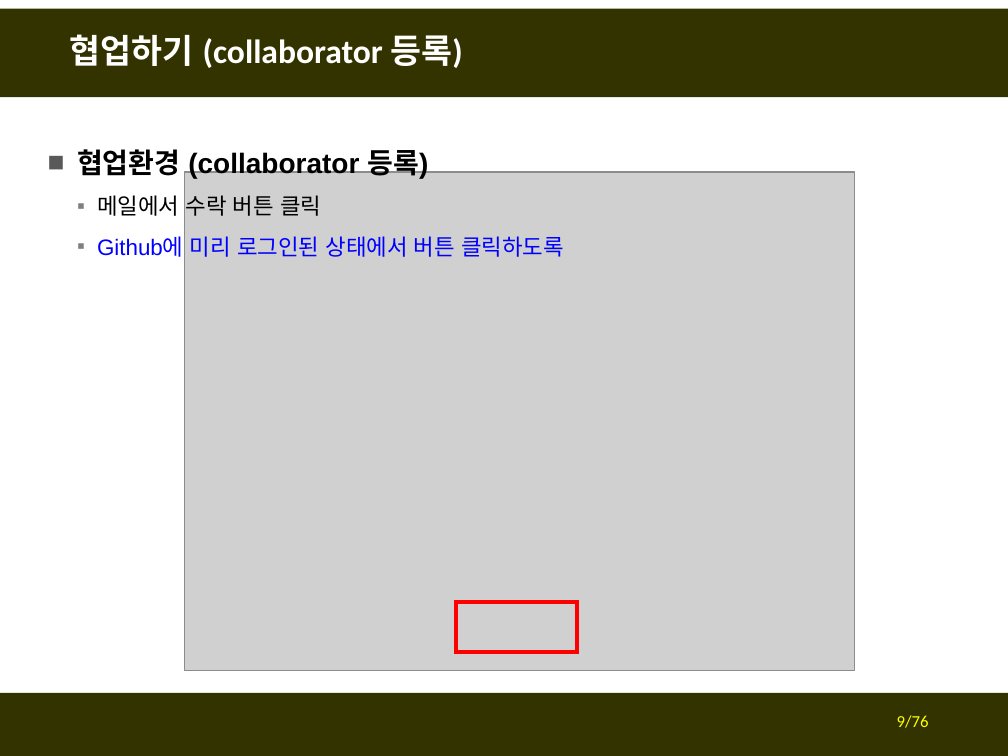
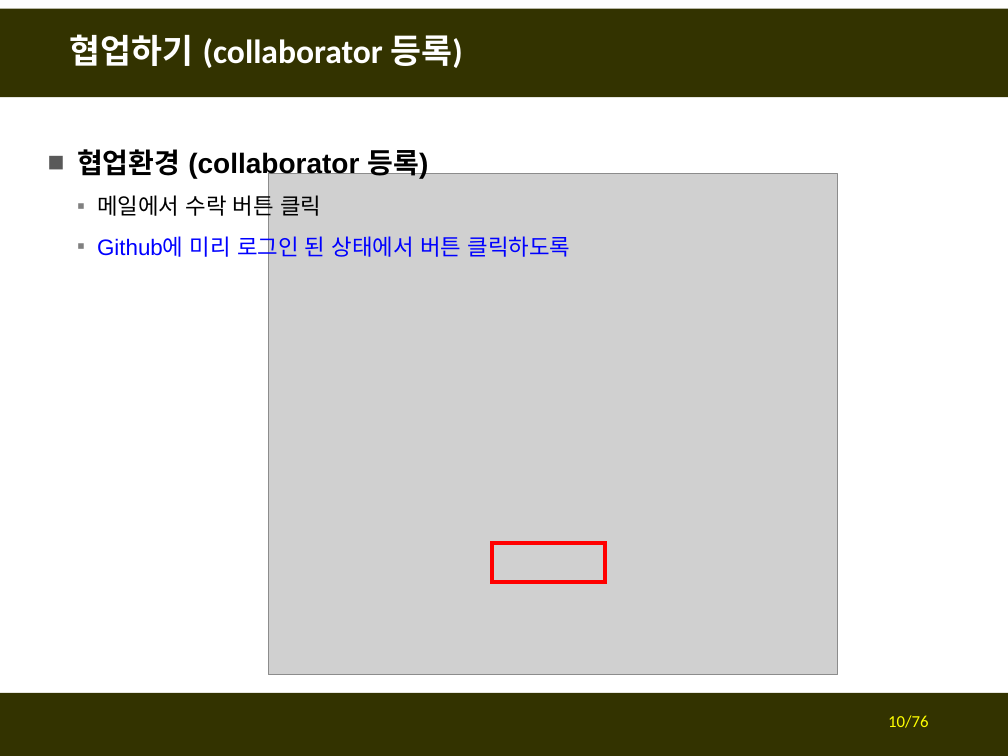
Before and after one commit to fasthill/github-lecture, a slide deck: slide 10 of git및github첫걸음4-협업하기.pptx (slide 9 before the commit). Drawn at 1008x756 pixels with LibreOffice and Linux fonts; fonts in the diff are those of the drawing; grey boxes stand for pictures. Boxes give left, top, right and bottom in pixels: in the first picture for what was removed or moved away, otherwise in the second. Text is boxed around its words. In the diff, an @@ line names an element or a change of style, - is before the commit and + after.

```diff
--- a/git및github첫걸음4-협업하기.pptx
+++ b/git및github첫걸음4-협업하기.pptx
@@ picture: place and size @@
-picture at [184, 172, 855, 671]
+picture at [268, 174, 838, 675]
@@ text at [97, 232, 571, 260]: spaces changed @@
-  ▪ Github에 미리 로그인된 상태에서 버튼 클릭하도록
+  ▪ Github에 미리 로그인 된 상태에서 버튼 클릭하도록
@@ rectangle: place and size @@
-rectangle at [456, 603, 577, 652]
+rectangle at [492, 543, 605, 583]
@@ page number at [888, 715, 928, 728]: text changed @@
-9/76
+10/76
```
Also in this commit, not shown: 20 other slides changed, 5 slides added.
